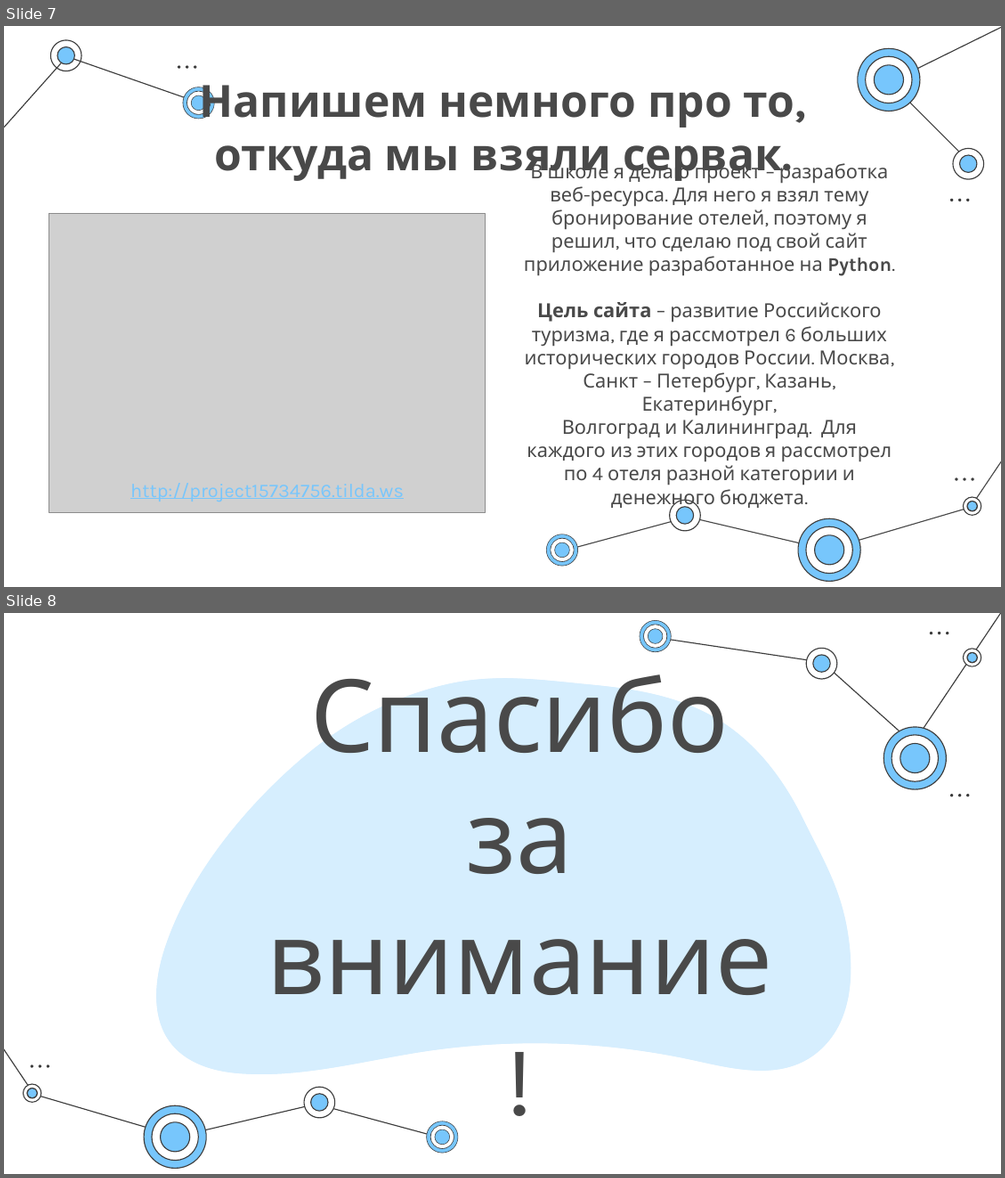
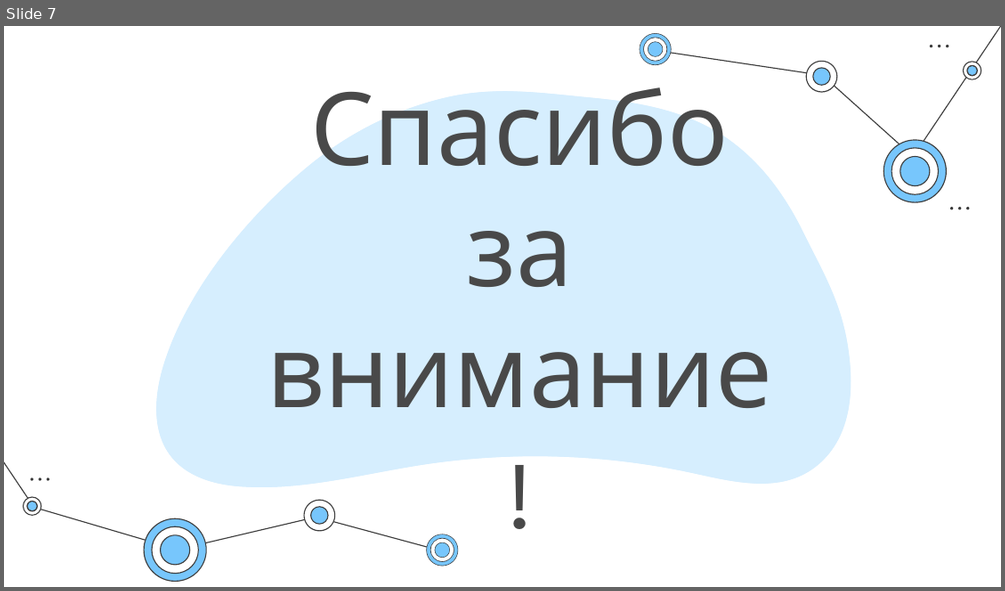
Before and after one commit to Blezer123/Project_Site_Yandex, a slide deck: Презентация.pptx. Shown one above the other, each under a label of ours: slides 7 and 8 before the commit, slide 7 after it. The pictures are 1005x1178 and 1005x591 pixels, drawn with LibreOffice and Linux fonts; fonts in the diff are those of the drawing; grey boxes stand for pictures. Boxes give left, top, right and bottom in pixels: in the first picture for what was removed or moved away, otherwise in the second. Text is boxed around its words. In the diff, an @@ line names an element or a change of style, - is before the commit and + after.

```diff
--- a/Презентация.pptx
+++ b/Презентация.pptx
@@ slide 7 removed at [4,26,1001,587], background #FFFFFF @@
@@ freeform shape removed at [50,40,81,72] @@
@@ freeform shape removed at [57,47,75,65] @@
@@ freeform shape removed at [57,47,75,64] @@
@@ line removed from (1001, 27) to (892, 81) @@
@@ line removed from (4, 127) to (68, 56) @@
@@ line removed from (68, 57) to (200, 103) @@
@@ ellipse removed at [178,66,180,69] @@
@@ ellipse removed at [186,66,188,69] @@
@@ ellipse removed at [194,66,196,69] @@
@@ group removed at [858,48,921,111]: 6 freeform shapes @@
@@ group removed at [182,87,214,119]: 6 freeform shapes @@
@@ title removed at [200,85,795,182] @@
-Напишем немного про то, откуда мы взяли сервак.
@@ line removed from (968, 160) to (888, 81) @@
@@ group removed at [952,148,984,179]: 4 freeform shapes @@
@@ subtitle removed at [524,160,895,509] @@
-В школе я делаю проект – разработка веб-ресурса. Для него я взял тему бронирование отелей, поэтому я решил, что сделаю под свой сайт приложение разработанное на Python.
-Цель сайта – развитие Российского туризма, где я рассмотрел 6 больших исторических городов России. Москва, Санкт – Петербург, Казань, Екатеринбург,
-Волгоград и Калининград. Для каждого из этих городов я рассмотрел по 4 отеля разной категории и денежного бюджета.
@@ ellipse removed at [950,199,953,201] @@
@@ ellipse removed at [958,199,961,201] @@
@@ ellipse removed at [966,199,969,201] @@
@@ picture removed at [48,214,485,513] @@
@@ ellipse removed at [955,477,958,481] @@
@@ ellipse removed at [963,477,966,481] @@
@@ line removed from (1001, 461) to (971, 506) @@
@@ ellipse removed at [971,477,974,481] @@
@@ group removed at [963,497,982,516]: 4 freeform shapes @@
@@ line removed from (684, 518) to (560, 551) @@
@@ group removed at [669,499,701,532]: 4 freeform shapes @@
@@ line removed from (830, 550) to (684, 516) @@
@@ line removed from (972, 507) to (826, 549) @@
@@ group removed at [546,533,578,566]: 6 freeform shapes @@
@@ group removed at [798,518,861,582]: 6 freeform shapes @@
@@ what was slide 8 is now slide 7 @@
```
Also in this commit, not shown: 6 slides changed.
